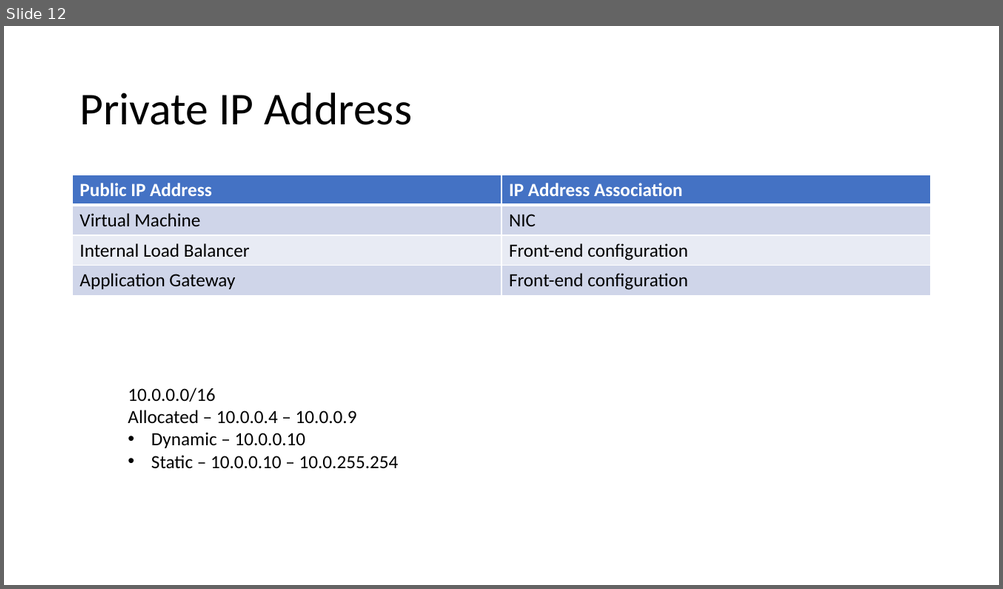
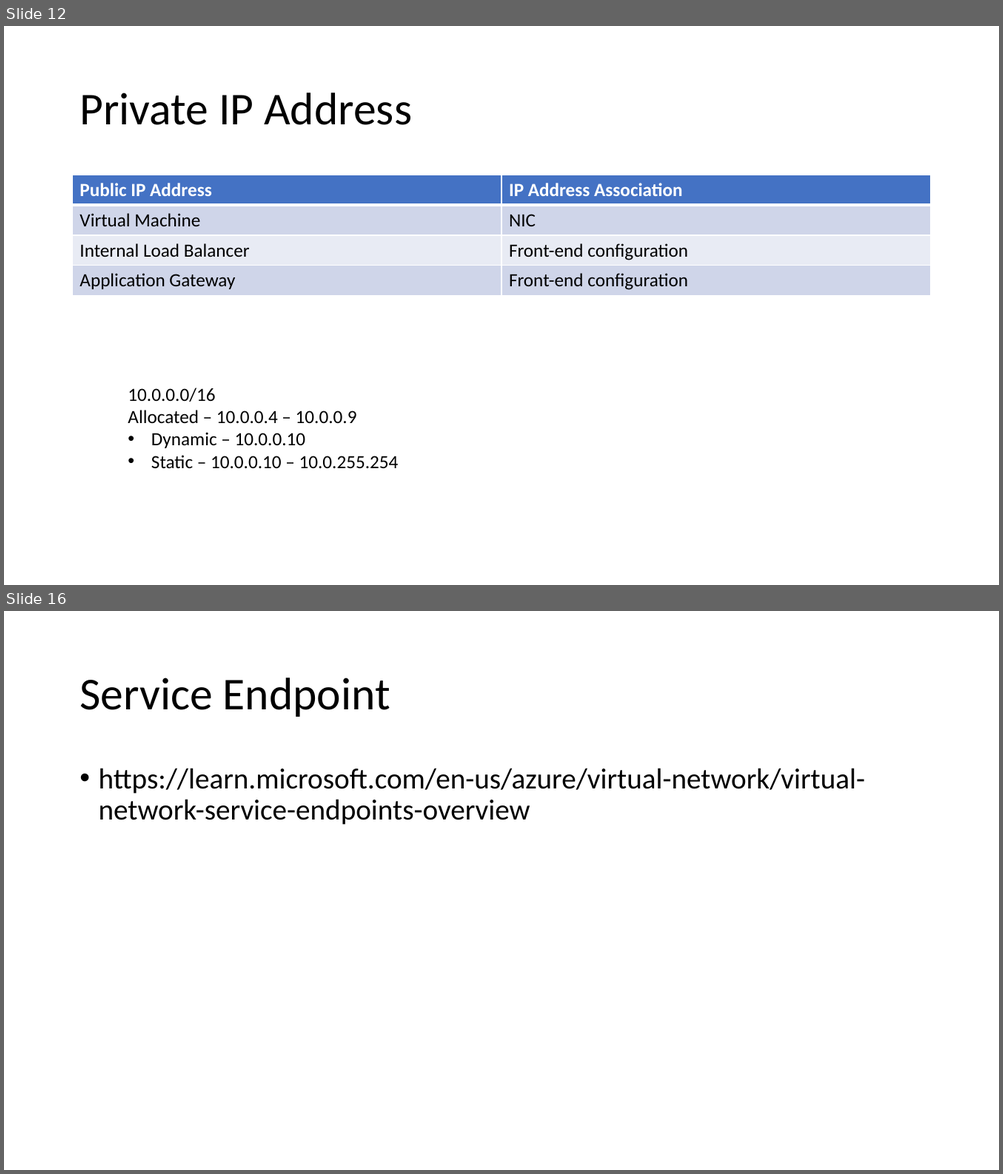
Before and after one commit to ayushrathi15/03June-AZ104, a slide deck: Virtual Networks.pptx. Shown one above the other, each under a label of ours: slide 12 before the commit, slides 12 and 16 after it; the slides between them are not shown. The pictures are 1003x589 and 1003x1174 pixels, drawn with LibreOffice and Linux fonts; fonts in the diff are those of the drawing. Boxes give left, top, right and bottom in pixels: in the first picture for what was removed or moved away, otherwise in the second. Text is boxed around its words. In the diff, an @@ line names an element or a change of style, - is before the commit and + after.

```diff
--- a/Virtual Networks.pptx
+++ b/Virtual Networks.pptx
@@ slide 16 added at [4,611,999,1170], background #FFFFFF @@
@@ title added at [79,678,390,717], 44 pt, text #000000 @@
+Service Endpoint
@@ text added at [99,768,865,825], 28 pt, text #000000 @@
+• https://learn.microsoft.com/en-us/azure/virtual-network/virtual-network-service-endpoints-overview
```
Also in this commit, not shown: 9 other slides added.
